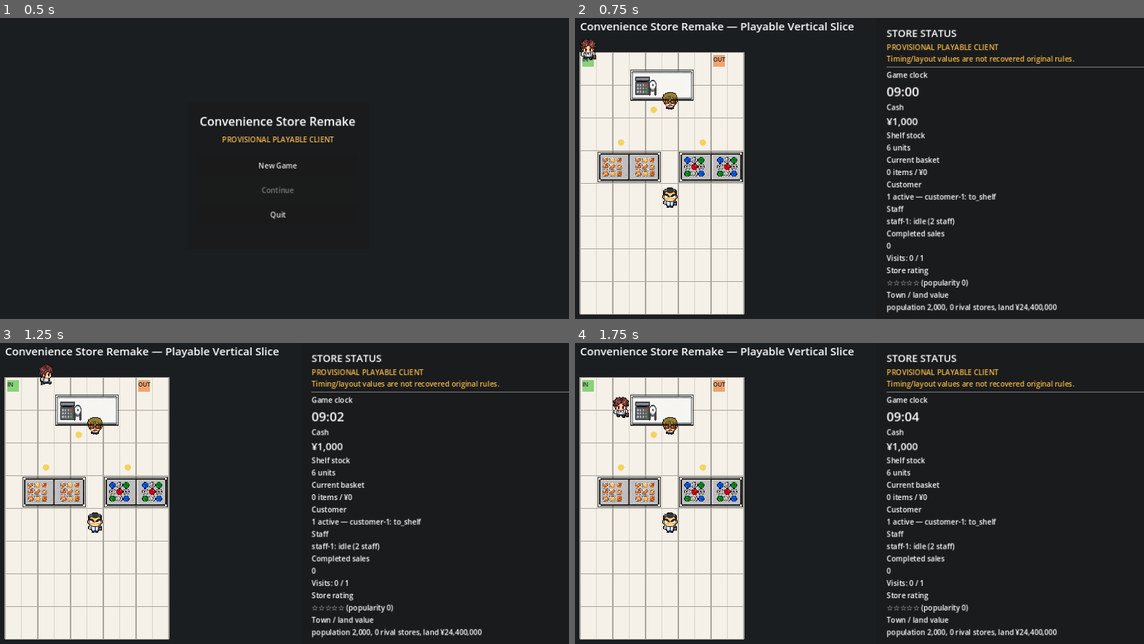
Above: before the commit, frames 1-4 (two rows, left to right).
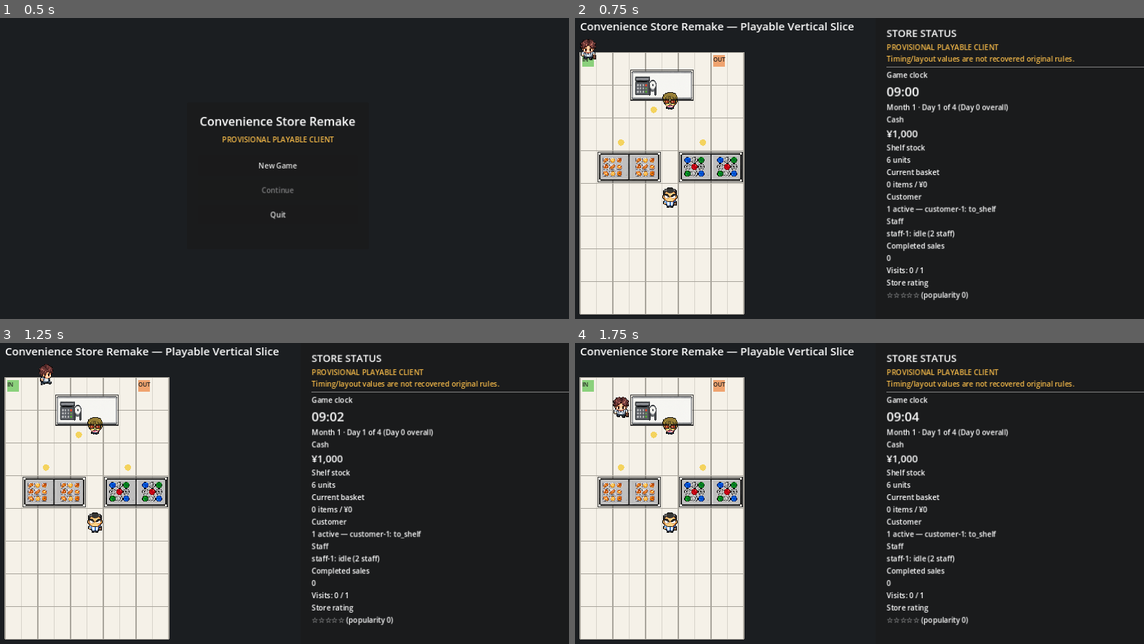
Above: after the commit, the same moments.

Repository: s1-1985/Covenience-store-remake
Game: Godot game, scene res://scenes/main_menu.tscn
Same seed, same stepped clock (60 frames per second), same inputs: the game is played once before the commit and once after it.
Inputs (mouse positions are in pixels of both pictures, inside the frame that each line leads up to):
- Up to frame 1 (0.5 s): no input
- Up to frame 2 (0.75 s): click "New Game" at 0.5 s
- Up to frame 3 (1.25 s): no input
- Up to frame 4 (1.75 s): click (outside the picture) at 1.25 s, where only the run before the commit has a clickable "Show town map"

Frame 1 is identical in both runs. In frame 2, 2.9% of the frame differs, in the area x 54-85%, y 28-98%; in frame 3, 2.9%; in frame 4, 2.9%.
Error after the commit: Invalid access to property or key 'clear_condition_met' on a base object of type 'Dictionary'. (res://scripts/main.gd:721)

Commit message:
Show day/month progression and a game-over/scenario-clear overlay in the gameplay UI (task #75)
The user pivoted from system-side save/load auditing to the UI directly:
day_count/month_count and is_game_over/game_over_reason/clear_condition_met
were all already tracked by vertical_slice_simulation.gd's snapshot() but
never surfaced anywhere in main.gd/main.tscn. Every economy action's own
is_game_over guard already made the game silently stop responding on
bankruptcy or the 100-year time limit, with zero on-screen explanation, and
the player had no way to see what day or month it currently was.

Adds a CalendarValue label (reusing the existing CONFIRMED_OFFICIAL
REPRESENTATIVE_DAYS_PER_MONTH constant) and a full-screen GameOverLayer
overlay (translated bankrupt/time-limit reason, auto-pause, "Play Again"/
"Return to Menu" wired to the existing reset()/quit-to-menu handlers).
clear_condition_met is a permanent flag the player keeps playing past, so
it gets a persistent sidebar label instead of a one-time modal.

Pure UI wiring of already-confirmed simulation state; no new
REMAKE_BALANCED_DEFAULT tag needed.

Co-Authored-By: Claude Sonnet 5 <noreply@anthropic.com>
Claude-Session: https://claude.ai/code/session_01PXuqF9JKWmmXoEsxN531iJ

Diff:
--- a/game/scenes/main.tscn
+++ b/game/scenes/main.tscn
@@ -70,6 +70,9 @@
 theme_override_font_sizes/font_size = 28
 text = "09:00"
 
+[node name="CalendarValue" type="Label" parent="UI/Panel/Margin/Scroll/VBox"]
+text = "Month 1 · Day 1 of 4 (Day 0 overall)"
+
 [node name="CashTitle" type="Label" parent="UI/Panel/Margin/Scroll/VBox"]
 text = "Cash"
 
@@ -116,6 +119,11 @@
 
 [node name="RatingValue" type="Label" parent="UI/Panel/Margin/Scroll/VBox"]
 text = "☆☆☆☆☆ (popularity 0)"
+
+[node name="ScenarioStatusValue" type="Label" parent="UI/Panel/Margin/Scroll/VBox"]
+theme_override_colors/font_color = Color(0.4, 0.85, 0.4, 1)
+autowrap_mode = 2
+text = ""
 
 [node name="TownTitle" type="Label" parent="UI/Panel/Margin/Scroll/VBox"]
 text = "Town / land value"
@@ -282,3 +290,49 @@
 
 [node name="Hint" type="Label" parent="UI/Panel/Margin/Scroll/VBox"]
 text = "Space: Pause / Resume"
+
+[node name="GameOverLayer" type="CanvasLayer" parent="."]
+layer = 5
+visible = false
+
+[node name="Background" type="ColorRect" parent="GameOverLayer"]
+offset_right = 1280.0
+offset_bottom = 720.0
+color = Color(0, 0, 0, 0.72)
+
+[node name="Panel" type="PanelContainer" parent="GameOverLayer"]
+offset_left = 390.0
+offset_top = 260.0
+offset_right = 890.0
+offset_bottom = 470.0
+
+[node name="Margin" type="MarginContainer" parent="GameOverLayer/Panel"]
+theme_override_constants/margin_left = 24
+theme_override_constants/margin_top = 22
+theme_override_constants/margin_right = 24
+theme_override_constants/margin_bottom = 22
+
+[node name="VBox" type="VBoxContainer" parent="GameOverLayer/Panel/Margin"]
+theme_override_constants/separation = 12
+
+[node name="GameOverTitle" type="Label" parent="GameOverLayer/Panel/Margin/VBox"]
+theme_override_font_sizes/font_size = 26
+text = "GAME OVER"
+horizontal_alignment = 1
+
+[node name="GameOverReason" type="Label" parent="GameOverLayer/Panel/Margin/VBox"]
+autowrap_mode = 2
+horizontal_alignment = 1
+text = ""
+
+[node name="GameOverButtons" type="HBoxContainer" parent="GameOverLayer/Panel/Margin/VBox"]
+theme_override_constants/separation = 10
+alignment = 1
+
+[node name="GameOverResetButton" type="Button" parent="GameOverLayer/Panel/Margin/VBox/GameOverButtons"]
+custom_minimum_size = Vector2(160, 44)
+text = "Play Again"
+
+[node name="GameOverMenuButton" type="Button" parent="GameOverLayer/Panel/Margin/VBox/GameOverButtons"]
+custom_minimum_size = Vector2(160, 44)
+text = "Return to Menu"
--- a/game/scripts/headless_smoke.gd
+++ b/game/scripts/headless_smoke.gd
@@ -2373,6 +2373,70 @@
         _fail("town view bounding box did not cover every marker with the expected margin")
         return
 
+    # Task #75: day/month progression and the game-over/scenario-clear
+    # state were tracked by the simulation (snapshot()'s day_count/
+    # month_count/is_game_over/game_over_reason/clear_condition_met) but
+    # never surfaced anywhere in this UI -- economy actions already
+    # silently stopped working once is_game_over was true, with no
+    # on-screen explanation. Computed from the scene's own current
+    # simulation state (not a hardcoded "day 0" assumption), since several
+    # step() loops earlier in this same scenario may already have crossed
+    # a day boundary. Several of those loops call simulation.step()
+    # directly rather than through _process(), so _refresh_ui() must be
+    # called explicitly here to be sure the label is not stale.
+    economy_ui_scene._refresh_ui()
+    var expected_calendar_text := "Month %d · Day %d of %d (Day %d overall)" % [
+        economy_ui_scene.simulation.month_count + 1,
+        economy_ui_scene.simulation._days_completed_this_month + 1,
+        economy_ui_scene.simulation.REPRESENTATIVE_DAYS_PER_MONTH,
+        economy_ui_scene.simulation.day_count,
+    ]
+    if economy_ui_scene.calendar_label.text != expected_calendar_text:
+        _fail("the calendar label must reflect the simulation's actual day/month progression")
+        return
+    if economy_ui_scene.game_over_layer.visible:
+        _fail("the game-over overlay must start hidden")
+        return
+    if economy_ui_scene.scenario_status_label.text != "":
+        _fail("the scenario-clear label must start blank before the clear condition is met")
+        return
+
+    economy_ui_scene.simulation.clear_condition_met = true
+    economy_ui_scene._refresh_ui()
+    if economy_ui_scene.scenario_status_label.text.find("10 stores") < 0:
+        _fail("the scenario-clear label must announce the target once clear_condition_met is true")
+        return
+    economy_ui_scene.simulation.clear_condition_met = false
+
+    # Reuse the same direct _evaluate_terminal_state() technique the
+    # reference bankruptcy/time-limit scenario above already uses (task
+    # #65's own bankruptcy_simulation), since driving a real month boundary
+    # through this scene's own step() loop would take far longer than this
+    # check needs.
+    economy_ui_scene.simulation.economy.cash_yen = -1
+    economy_ui_scene.simulation._evaluate_terminal_state()
+    economy_ui_scene._refresh_ui()
+    if not economy_ui_scene.game_over_layer.visible:
+        _fail("the game-over overlay must show once the simulation reports is_game_over")
+        return
+    if economy_ui_scene.game_over_reason_label.text != economy_ui_scene._game_over_reason_text("bankrupt"):
+        _fail("the game-over overlay must show the bankrupt reason's translated text")
+        return
+    if not economy_ui_scene.paused:
+        _fail("reaching game over must auto-pause the running simulation")
+        return
+
+    # "Play Again" (game_over_reset_button) is wired to the exact same
+    # handler as the sidebar's own Reset button -- confirm it actually
+    # clears is_game_over and hides the overlay again on the next refresh.
+    economy_ui_scene._on_reset_pressed()
+    if economy_ui_scene.simulation.is_game_over:
+        _fail("Play Again must clear is_game_over via the existing full reset() path")
+        return
+    if economy_ui_scene.game_over_layer.visible:
+        _fail("Play Again must hide the game-over overlay again")
+        return
+
     economy_ui_scene.free()
 
     # Task #49/#51: an unusually slow checkout (a deliberately below-
--- a/game/scripts/main.gd
+++ b/game/scripts/main.gd
@@ -33,6 +33,7 @@
 @onready var town_view: Node2D = $TownView
 @onready var show_town_map_button: Button = $UI/Panel/Margin/Scroll/VBox/ShowTownMapButton
 @onready var clock_label: Label = $UI/Panel/Margin/Scroll/VBox/ClockValue
+@onready var calendar_label: Label = $UI/Panel/Margin/Scroll/VBox/CalendarValue
 @onready var cash_label: Label = $UI/Panel/Margin/Scroll/VBox/CashValue
 @onready var stock_label: Label = $UI/Panel/Margin/Scroll/VBox/StockValue
 @onready var basket_label: Label = $UI/Panel/Margin/Scroll/VBox/BasketValue
@@ -41,6 +42,7 @@
 @onready var sales_label: Label = $UI/Panel/Margin/Scroll/VBox/SalesValue
 @onready var visits_label: Label = $UI/Panel/Margin/Scroll/VBox/VisitsValue
 @onready var rating_label: Label = $UI/Panel/Margin/Scroll/VBox/RatingValue
+@onready var scenario_status_label: Label = $UI/Panel/Margin/Scroll/VBox/ScenarioStatusValue
 @onready var town_label: Label = $UI/Panel/Margin/Scroll/VBox/TownValue
 @onready var event_label: Label = $UI/Panel/Margin/Scroll/VBox/EventValue
 @onready var layout_edit_label: Label = $UI/Panel/Margin/Scroll/VBox/LayoutEditValue
@@ -73,6 +75,10 @@
 @onready var save_button: Button = $UI/Panel/Margin/Scroll/VBox/MenuButtons/SaveButton
 @onready var load_button: Button = $UI/Panel/Margin/Scroll/VBox/MenuButtons/LoadButton
 @onready var quit_to_menu_button: Button = $UI/Panel/Margin/Scroll/VBox/MenuButtons/QuitToMenuButton
+@onready var game_over_layer: CanvasLayer = $GameOverLayer
+@onready var game_over_reason_label: Label = $GameOverLayer/Panel/Margin/VBox/GameOverReason
+@onready var game_over_reset_button: Button = $GameOverLayer/Panel/Margin/VBox/GameOverButtons/GameOverResetButton
+@onready var game_over_menu_button: Button = $GameOverLayer/Panel/Margin/VBox/GameOverButtons/GameOverMenuButton
 
 var config: Dictionary
 var simulation
@@ -140,6 +146,12 @@
     load_button.pressed.connect(_on_load_pressed)
     quit_to_menu_button.pressed.connect(_on_quit_to_menu_pressed)
     show_town_map_button.pressed.connect(_on_show_town_map_pressed)
+    # Task #75: the game-over overlay reuses the exact same handlers as the
+    # sidebar's own Reset/Quit-to-Menu buttons, rather than duplicating
+    # their logic -- "Play Again" is just this client's existing full
+    # reset() path, and "Return to Menu" is the existing scene-change path.
+    game_over_reset_button.pressed.connect(_on_reset_pressed)
+    game_over_menu_button.pressed.connect(_on_quit_to_menu_pressed)
     store_view.fixture_selected.connect(_on_fixture_selected)
     store_view.fixture_relocation_requested.connect(_on_fixture_relocation_requested)
     _refresh_ui()
@@ -664,6 +676,12 @@
         return
     var snapshot: Dictionary = simulation.snapshot()
     clock_label.text = str(snapshot["clock_text"])
+    calendar_label.text = "Month %d · Day %d of %d (Day %d overall)" % [
+        int(snapshot["month_count"]) + 1,
+        int(snapshot["days_completed_this_month"]) + 1,
+        VerticalSliceSimulationScript.REPRESENTATIVE_DAYS_PER_MONTH,
+        int(snapshot["day_count"]),
+    ]
     cash_label.text = "¥%s" % _format_integer(int(snapshot["cash_yen"]))
     stock_label.text = "%d units" % int(snapshot["stock_units"])
     basket_label.text = "%d items / ¥%s" % [
@@ -695,6 +713,17 @@
         _star_rank_text(int(snapshot["star_rating"])),
         int(snapshot["popularity"]),
     ]
+    # Task #75: clear_condition_met (player_store_count reaching the
+    # PROVISIONAL PLAYER_STORE_COUNT_SCENARIO_TARGET) is a permanent flag,
+    # not a one-time event -- the player keeps playing after clearing it
+    # (see _evaluate_terminal_state()'s own comment), so this label just
+    # stays on rather than needing separate "already shown once" state.
+    if bool(snapshot["clear_condition_met"]):
+        scenario_status_label.text = "Scenario cleared — reached %d stores (you can keep playing)" % [
+            VerticalSliceSimulationScript.PLAYER_STORE_COUNT_SCENARIO_TARGET
+        ]
+    else:
+        scenario_status_label.text = ""
     var rival_store_count: int = int(snapshot["town_store_count_including_rivals"]) - int(snapshot["player_store_count"])
     town_label.text = "population %s, %d rival store%s, land ¥%s" % [
         _format_integer(int(snapshot["town_population"])),
@@ -713,6 +742,20 @@
         int(snapshot["player_store_count"]),
     ]
     set_price_policy_button.text = "Set price policy (currently %+d%%)" % int(snapshot["price_change_pct"])
+    # Task #75: is_game_over/game_over_reason have existed on the simulation
+    # since the bankrupt/time-limit game-over paths were wired, but nothing
+    # in this UI ever surfaced them -- every economy action's own is_game_
+    # over guard already made them silently stop working, with no on-screen
+    # explanation. The overlay's full-screen background blocks further
+    # input by default Control mouse-filter behavior, so no other button
+    # needs its own is_game_over check added.
+    var game_over_now: bool = bool(snapshot["is_game_over"])
+    game_over_layer.visible = game_over_now
+    if game_over_now:
+        game_over_reason_label.text = _game_over_reason_text(str(snapshot["game_over_reason"]))
+        if not paused:
+            paused = true
+            pause_button.text = "Resume"
     store_view.queue_redraw()
 
 
@@ -737,6 +780,22 @@
     return "★".repeat(star_rating) + "☆".repeat(5 - star_rating)
 
 
+# Task #75: game_over_reason is one of the two literal strings
+# _trigger_game_over() ever passes ("bankrupt"/"time_limit_exceeded", see
+# vertical_slice_simulation.gd's own CONFIRMED comment on
+# GAME_OVER_YEAR_LIMIT/bankruptcy above _init()) -- this only translates
+# those two known values into player-facing copy, it does not invent a
+# third game-over condition.
+func _game_over_reason_text(reason: String) -> String:
+    match reason:
+        "bankrupt":
+            return "Cash went negative at a day/month boundary."
+        "time_limit_exceeded":
+            return "100 years passed without reaching the scenario's clear condition."
+        _:
+            return reason
+
+
 func _menu_icon(category: String, id: String) -> Texture2D:
     if category.is_empty() or id.is_empty():
         return null
--- a/game/scripts/vertical_slice_simulation.gd
+++ b/game/scripts/vertical_slice_simulation.gd
@@ -1106,6 +1106,13 @@
         "restock_staff_states": _restock_staff_snapshot(),
         "day_count": day_count,
         "month_count": month_count,
+        # Task #75: the UI previously never displayed day/month progression
+        # at all (only the intra-day clock_text). REPRESENTATIVE_DAYS_PER_
+        # MONTH is the same CONFIRMED_OFFICIAL 4-day-per-month figure
+        # _settle_month_end() already uses, so exposing this counter here
+        # lets the UI show "day X of 4 this month" without inventing a
+        # second calendar concept.
+        "days_completed_this_month": _days_completed_this_month,
         "is_game_over": is_game_over,
         "game_over_reason": game_over_reason,
         "permits_held": _permits_held.keys(),
Not shown, changed: PROJECT_MEMORY.md
Not shown, added: docs/decisions/0145-calendar-and-game-over-ui.md
Not shown, changed: reference_sim/tests/test_game_vertical_slice_contract.py
